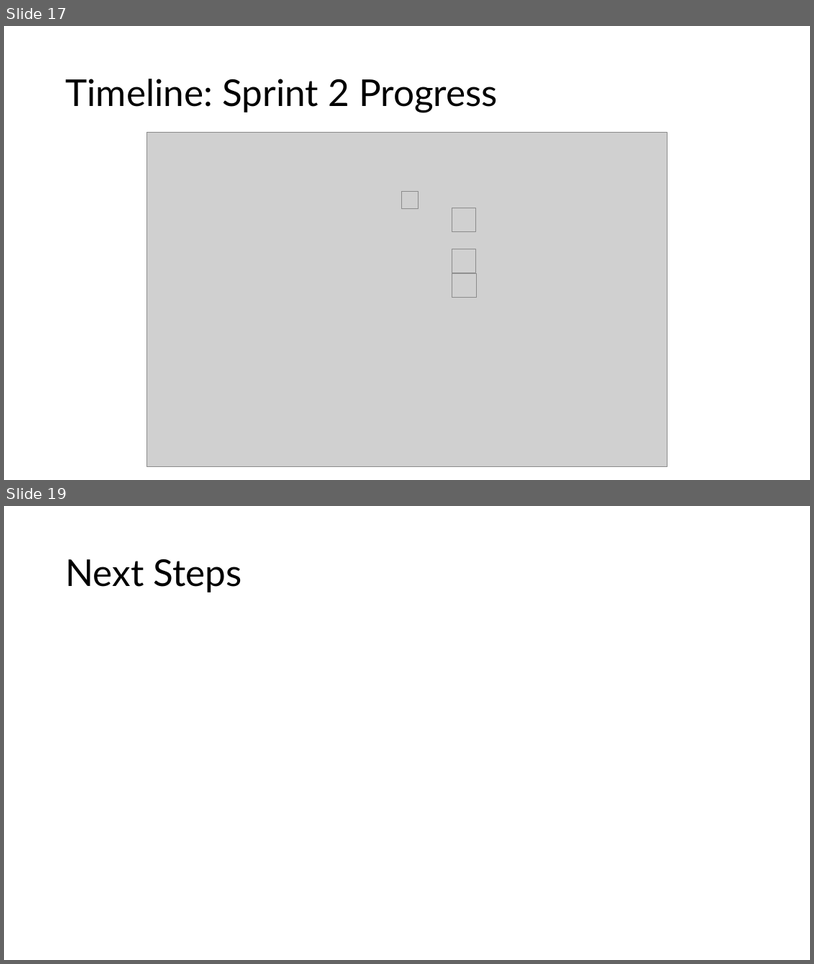
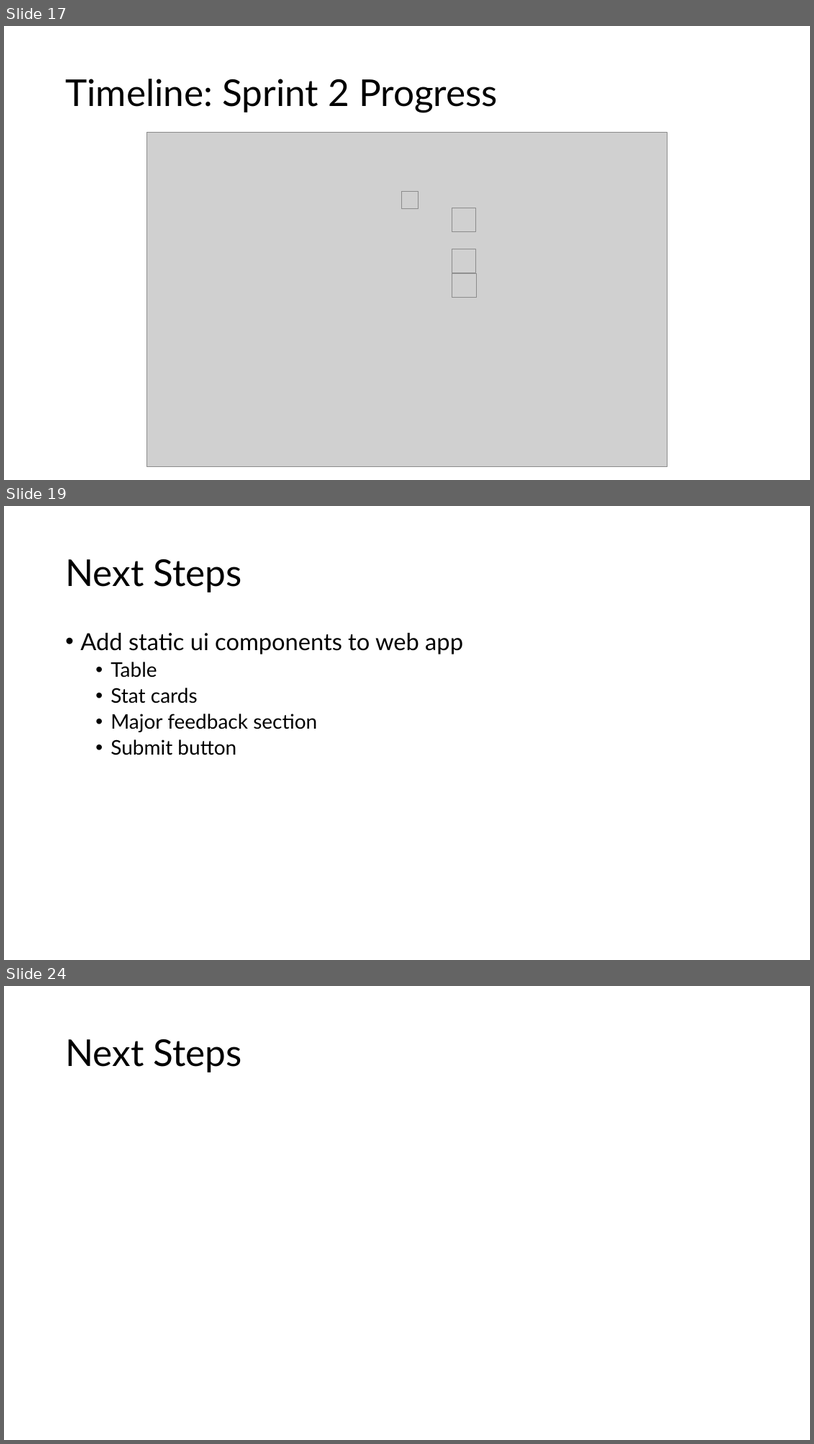
Before and after one commit to GregT7/PlanGauge, a slide deck: project_journal/standup/sprint2_standup.pptx. Shown one above the other, each under a label of ours: slides 17 and 19 before the commit, slides 17, 19 and 24 after it; the slides between them are not shown. The pictures are 814x964 and 814x1444 pixels, drawn with LibreOffice and Linux fonts; fonts in the diff are those of the drawing; grey boxes stand for pictures. Boxes give left, top, right and bottom in pixels: in the first picture for what was removed or moved away, otherwise in the second. Text is boxed around its words. In the diff, an @@ line names an element or a change of style, - is before the commit and + after.

```diff
--- a/project_journal/standup/sprint2_standup.pptx
+++ b/project_journal/standup/sprint2_standup.pptx
@@ slide 19 added at (4, 506, 810, 960), background #FFFFFF @@
@@ title added at (65, 559, 242, 592), 44 pt, text #000000 @@
+Next Steps
@@ text added at (80, 633, 463, 755), 24 pt, text #000000 @@
+• Add static ui components to web app
+  • Table
+  • Stat cards
+  • Major feedback section
+  • Submit button
@@ what was slide 19 is now slide 24 @@
```
Also in this commit, not shown: 3 slides changed, 4 other slides added, 2 other files.
